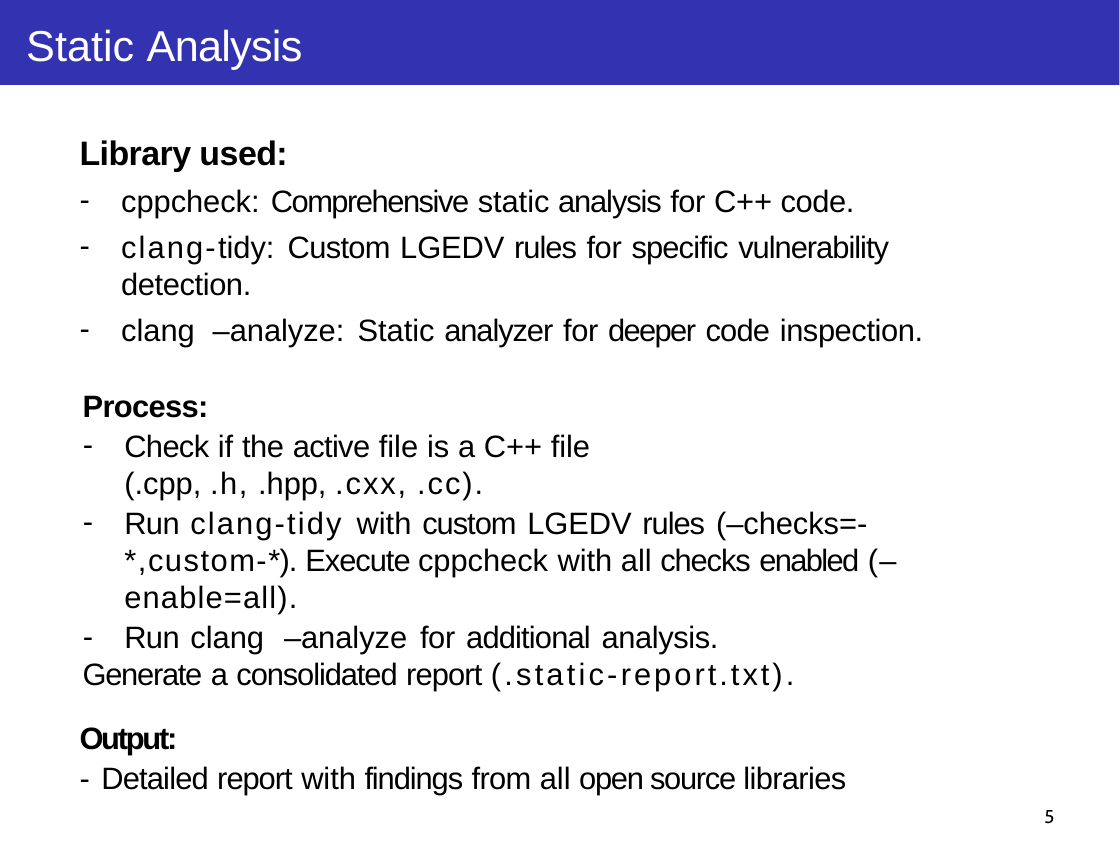
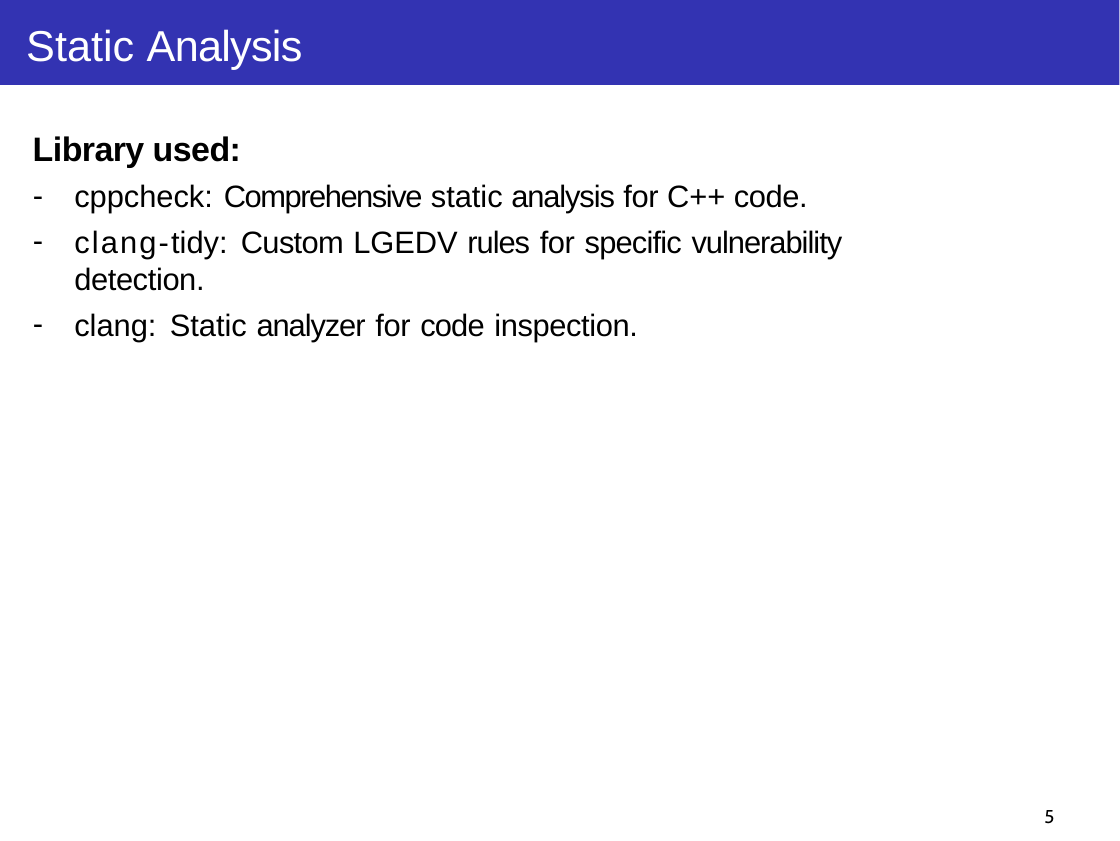
Before and after one commit to taikt/codefun, a slide deck: slide 5 of deepl/code_guard/doc/Code-Guard.pptx. Drawn at 1120x841 pixels with LibreOffice and Linux fonts; fonts in the diff are those of the drawing. Boxes give left, top, right and bottom in pixels: in the first picture for what was removed or moved away, otherwise in the second. Text is boxed around its words. In the diff, an @@ line names an element or a change of style, - is before the commit and + after.

```diff
--- a/deepl/code_guard/doc/Code-Guard.pptx
+++ b/deepl/code_guard/doc/Code-Guard.pptx
@@ text "Library used:": place and size @@
-text "Library used:" at <box>80,140,923,346</box>
+text "Library used:" at <box>33,136,843,342</box>
@@ text at <box>74,313,637,342</box>: text changed @@
-– clang –analyze: Static analyzer for deeper code inspection.
+– clang: Static analyzer for code inspection.
@@ text removed at <box>83,395,867,691</box> @@
-Process:
-– Check if the active file is a C++ file (.cpp, .h, .hpp, .cxx, .cc).
-– Run clang-tidy with custom LGEDV rules (–checks=-*,custom-*). Execute cppcheck with all checks enabled (–enable=all).
-– Run clang –analyze for additional analysis.
-Generate a consolidated report (.static-report.txt).
@@ text removed at <box>80,727,846,794</box> @@
-Output:
-- Detailed report with findings from all open source libraries
```
Also in this commit, not shown: 20 other slides changed, 11 slides added, 5 slides removed, 10 other files.
